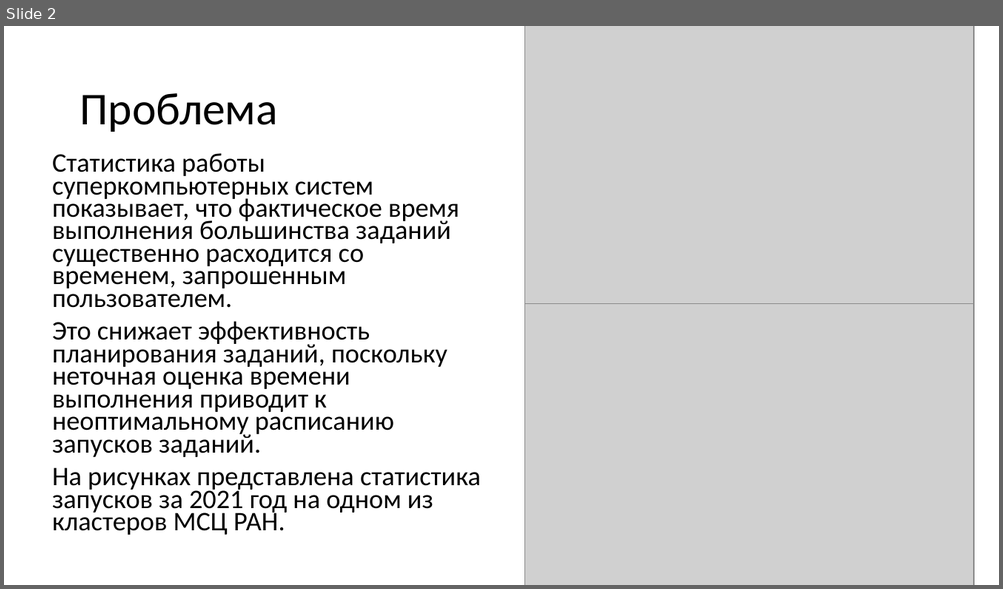
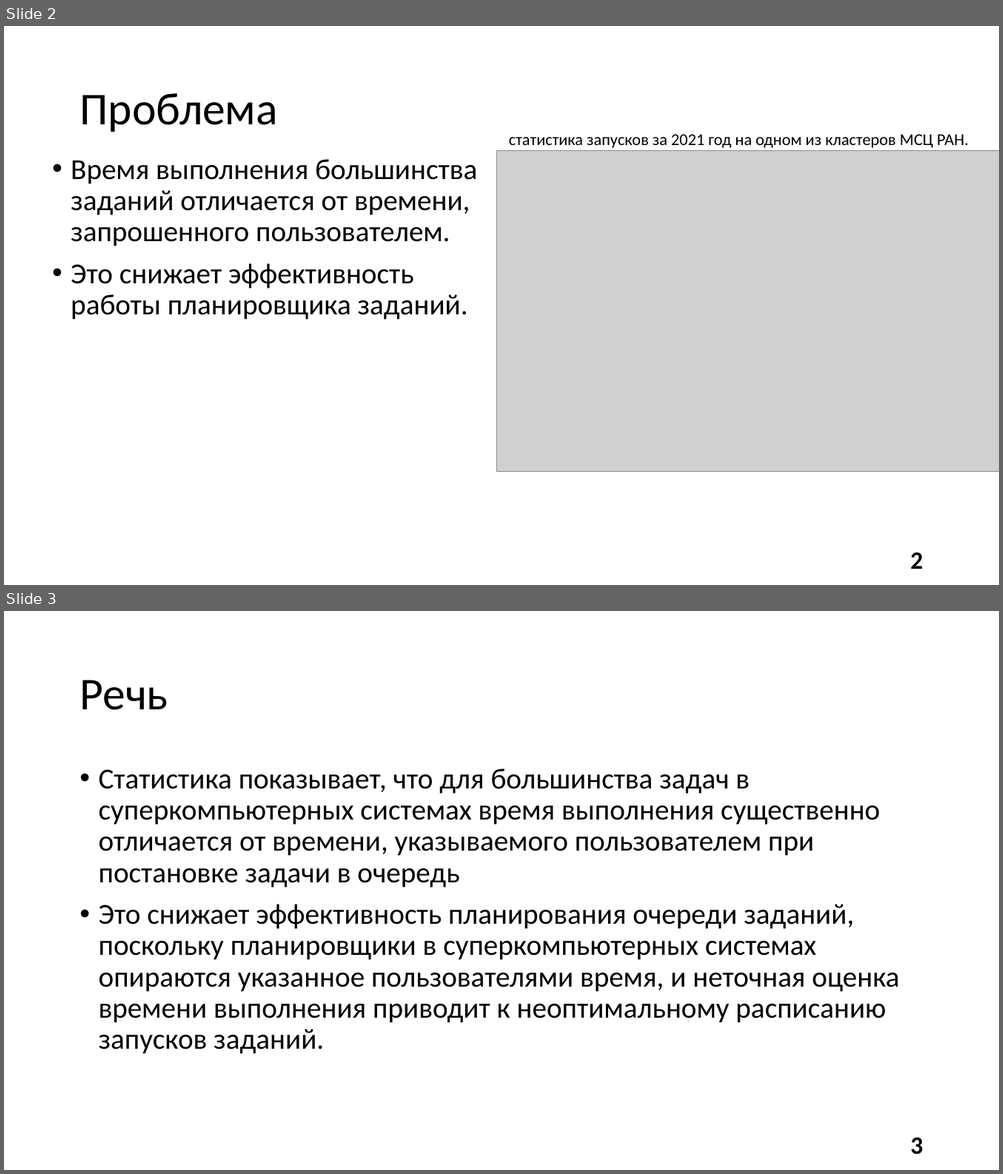
Before and after one commit to alexmeshr/task_time_prediction, a slide deck: presentation.pptx. Shown one above the other, each under a label of ours: slide 2 before the commit, slides 2 and 3 after it. The pictures are 1003x589 and 1003x1174 pixels, drawn with LibreOffice and Linux fonts; fonts in the diff are those of the drawing; grey boxes stand for pictures. Boxes give left, top, right and bottom in pixels: in the first picture for what was removed or moved away, otherwise in the second. Text is boxed around its words. In the diff, an @@ line names an element or a change of style, - is before the commit and + after.

```diff
--- a/presentation.pptx
+++ b/presentation.pptx
@@ slide 3 added at [4,611,999,1170], background #FFFFFF @@
@@ title added at [79,680,168,710], 44 pt, text #000000 @@
+Речь
@@ text added at [99,769,899,1054], 28 pt, text #000000 @@
+• Статистика показывает, что для большинства задач в суперкомпьютерных системах время выполнения существенно отличается от времени, указываемого пользователем при постановке задачи в очередь
+• Это снижает эффективность планирования очереди заданий, поскольку планировщики в суперкомпьютерных системах опираются указанное пользователями время, и неточная оценка времени выполнения приводит к неоптимальному расписанию запусков заданий.
@@ page number added at [910,1138,922,1155], 24 pt, text #000000, bold @@
+3
@@ slide 2 changed as well @@
@@ picture removed at [525,26,974,304] @@
@@ text added at [509,134,968,148], 16 pt, text #000000 @@
+статистика запусков за 2021 год на одном из кластеров МСЦ РАН.
@@ picture: place and size @@
-picture at [525,304,974,585]
+picture at [496,150,999,472]
@@ text at [71,159,477,320]: text changed; size 25.9 to 28 pt @@
-Статистика работы суперкомпьютерных систем показывает, что фактическое время выполнения большинства заданий существенно расходится со временем, запрошенным пользователем.
-Это снижает эффективность планирования заданий, поскольку неточная оценка времени выполнения приводит к неоптимальному расписанию запусков заданий.
-На рисунках представлена статистика запусков за 2021 год на одном из кластеров МСЦ РАН.
+• Время выполнения большинства заданий отличается от времени, запрошенного пользователем.
+• Это снижает эффективность работы планировщика заданий.
@@ page number added at [910,553,922,569], 24 pt, text #000000, bold @@
+2
```
Also in this commit, not shown: 7 other slides changed, 19 other slides added, 3 slides removed, 11 other files.
